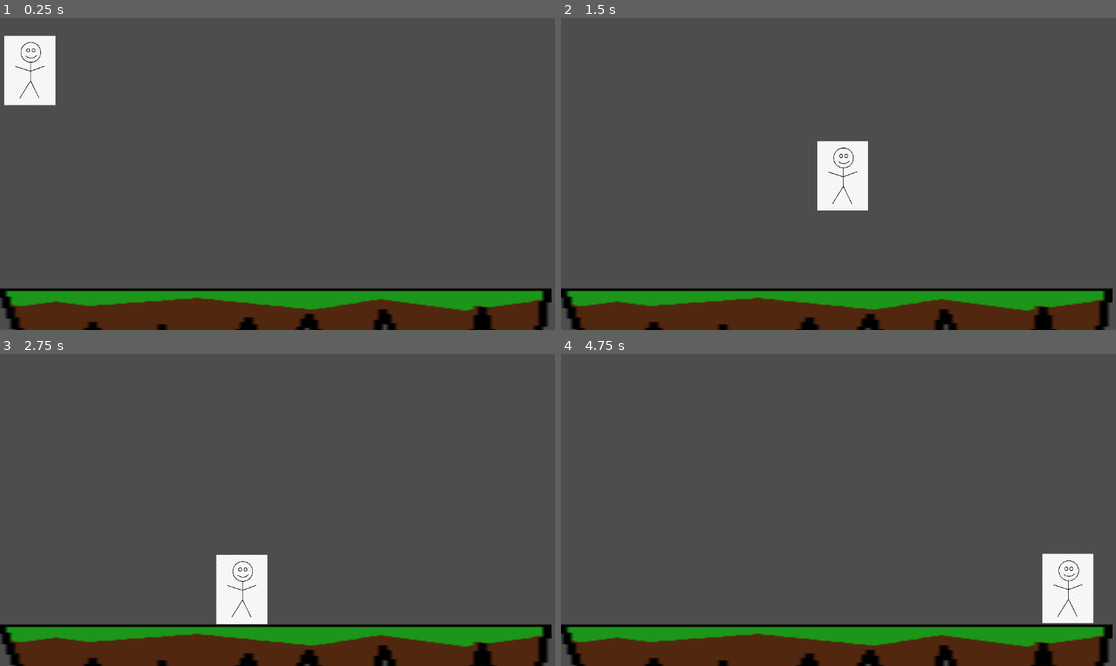
Above: before the commit, frames 1-4 (two rows, left to right).
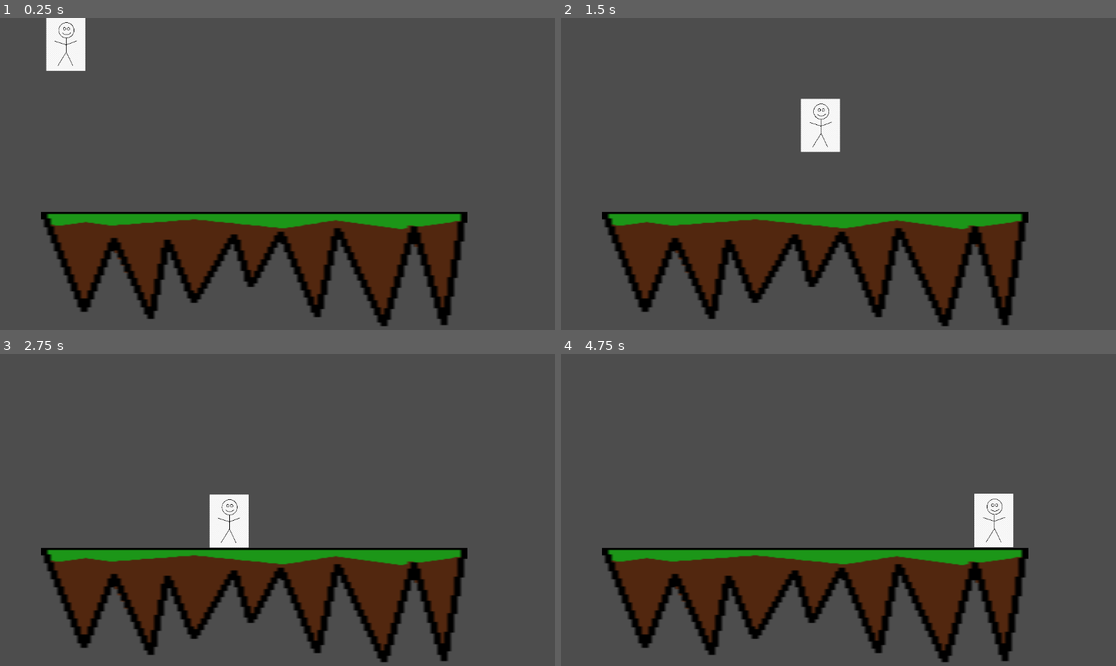
Above: after the commit, the same moments.

Repository: Iemonaide/fightinggame
Game: Godot game, scene res://scenes/game.tscn
Two runs of this game, one before a commit and one after it. Both use one fixed random seed, a clock stepped at 60 frames per second and the inputs below.
Inputs (mouse positions are in pixels of both pictures, inside the frame that each line leads up to):
- Up to frame 1 (0.25 s): no input
- Up to frame 2 (1.5 s): move the mouse to (960, 158) at 0.52 s; hold D (right) from 0.53 s (still down); click (960, 158) at 0.6 s; tap Space (jump) at 0.77 s; move the mouse to (727, 189) at 1.27 s; click (727, 189) at 1.35 s
- Up to frame 3 (2.75 s): tap Space (jump) at 1.52 s; move the mouse to (333, 441) at 2.02 s; release D (right) at 2.03 s; hold A (left) from 2.03 s (still down); click (333, 441) at 2.1 s
- Up to frame 4 (4.75 s): move the mouse to (810, 572) at 2.77 s; release A (left) at 2.78 s; hold D (right) 2.78-4.28 s; click (810, 572) at 2.85 s; tap Space (jump) at 3.02, 3.77, 4.52 s; move the mouse to (1005, 556) at 3.52 s; click (1005, 556) at 3.6 s; move the mouse to (672, 463) at 4.27 s; hold A (left) from 4.28 s (still down); click (672, 463) at 4.35 s

The runs differ from the first frame. In frame 1, 31% of the frame differs, in the area x 0-100%, y 0-100%; in frame 2, 31%; in frame 3, 30%; in frame 4, 31%, in the area x 0-100%, y 44-100%.

Commit message:
amogus

Diff:
--- a/fightinggame/scenes/character_body_2d.tscn
+++ b/fightinggame/scenes/character_body_2d.tscn
@@ -4,7 +4,7 @@
 [ext_resource type="Texture2D" uid="uid://cv410md4u5sco" path="res://assets/tempguy.jpg" id="1_lj8jo"]
 
 [sub_resource type="RectangleShape2D" id="RectangleShape2D_lj8jo"]
-size = Vector2(105, 145.5)
+size = Vector2(105, 144)
 
 [node name="temporaryfella" type="CharacterBody2D"]
 script = ExtResource("1_g2brh")
@@ -15,5 +15,5 @@
 texture = ExtResource("1_lj8jo")
 
 [node name="CollisionShape2D" type="CollisionShape2D" parent="."]
-position = Vector2(62.5, 75.25)
+position = Vector2(62.5, 76)
 shape = SubResource("RectangleShape2D_lj8jo")
--- a/fightinggame/scenes/game.tscn
+++ b/fightinggame/scenes/game.tscn
@@ -10,3 +10,7 @@
 [node name="tempplatform" parent="." instance=ExtResource("2_yqjtg")]
 position = Vector2(-8, 562)
 scale = Vector2(1.03667, 1.68807)
+
+[node name="Camera2D" type="Camera2D" parent="."]
+position = Vector2(633, 459)
+zoom = Vector2(0.77, 0.77)
